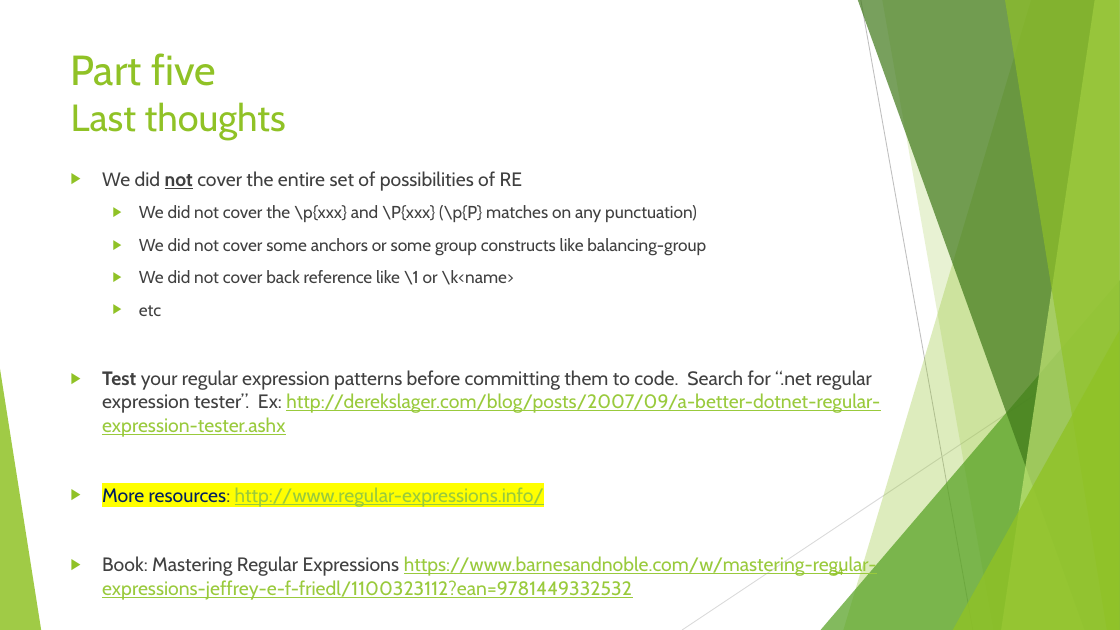
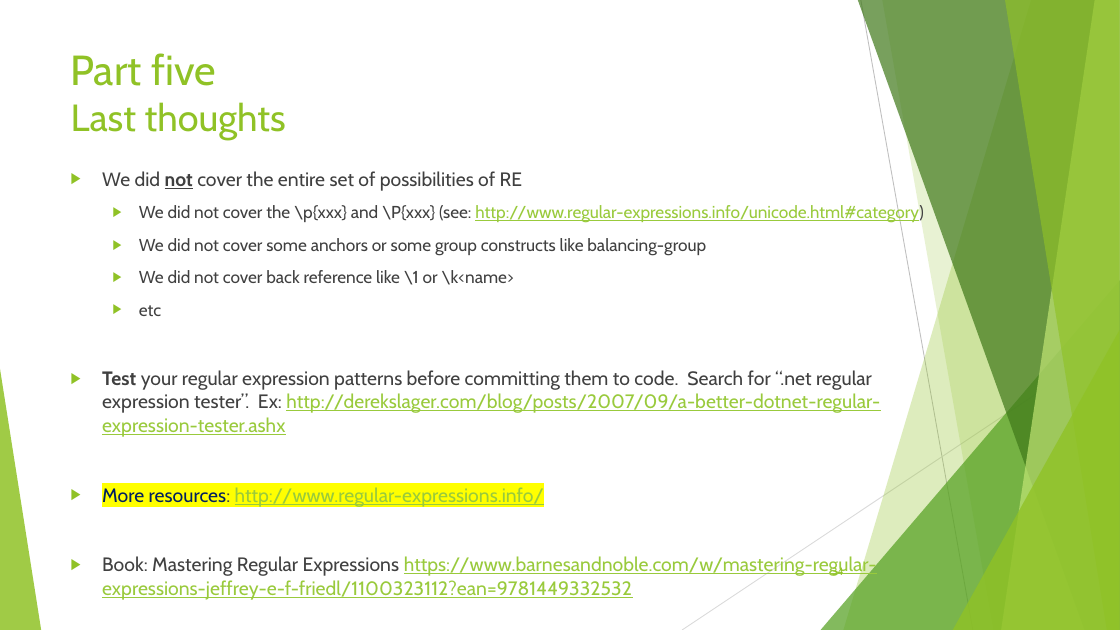
Before and after one commit to avifarah/RegularExpressionsTalk, a slide deck: slide 34 of Regular expression.pptx. Drawn at 1120x630 pixels with LibreOffice and Linux fonts; fonts in the diff are those of the drawing. Boxes give left, top, right and bottom in pixels: in the first picture for what was removed or moved away, otherwise in the second. Text is boxed around its words. In the diff, an @@ line names an element or a change of style, - is before the commit and + after.

```diff
--- a/Regular expression.pptx
+++ b/Regular expression.pptx
@@ text at (139, 204, 923, 223): text changed; text colour #404040 to #99CA3C @@
-  ▶ We did not cover the \p{xxx} and \P{xxx} (\p{P} matches on any punctuation)
+  ▶ We did not cover the \p{xxx} and \P{xxx} (see: http://www.regular-expressions.info/unicode.html#category)
```
Also in this commit, not shown: 7 other slides changed.
